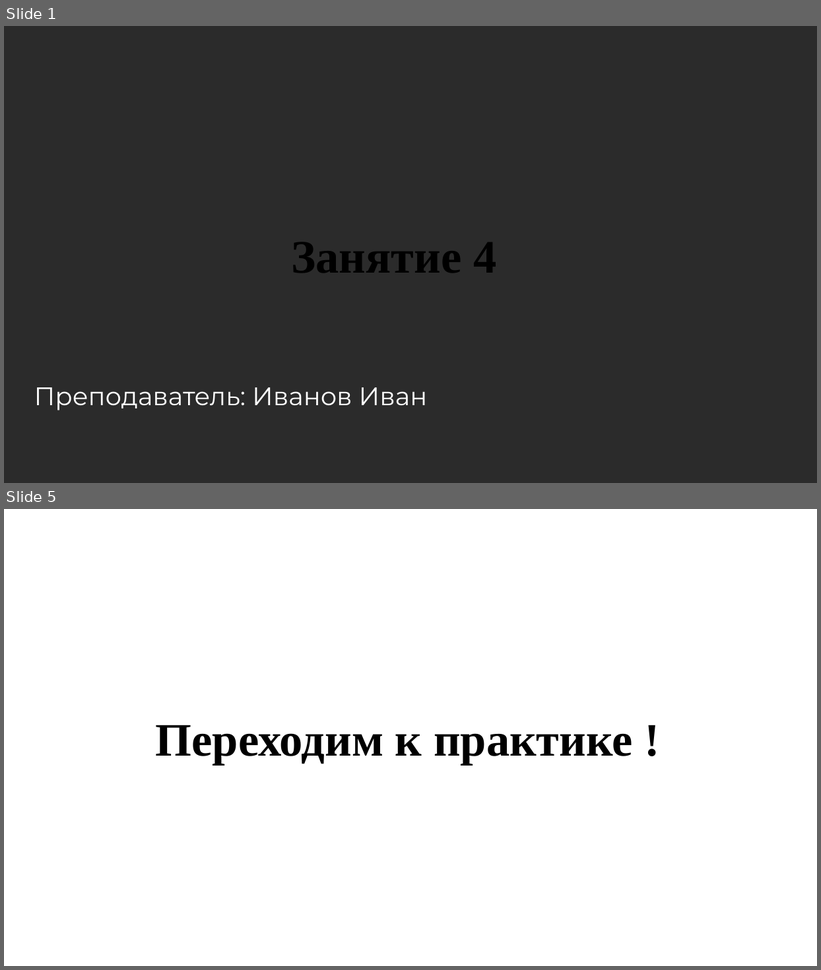
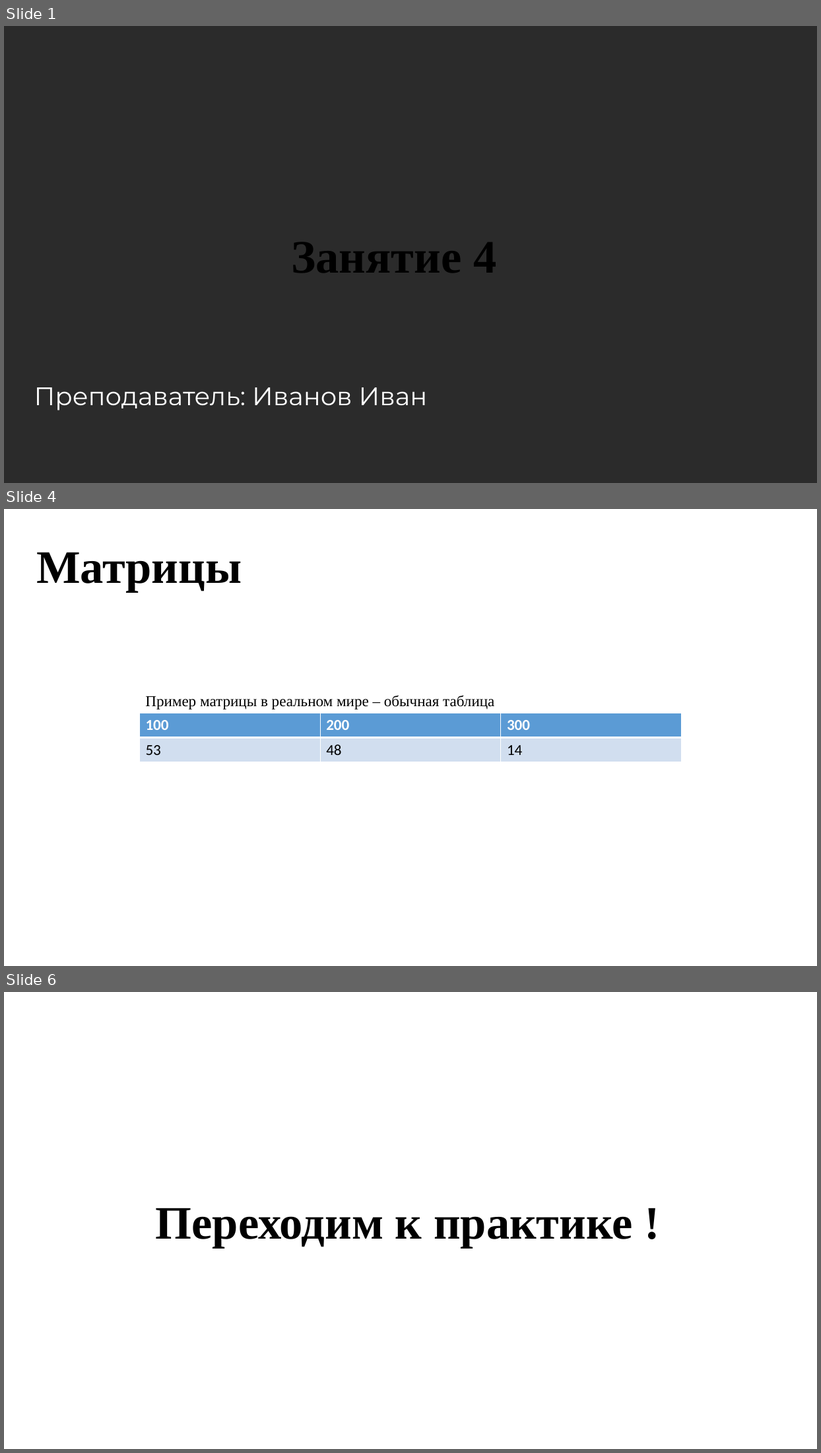
Before and after one commit to zero973/CsharpCourse, a slide deck: 4 занятие/Презентация.pptx. Shown one above the other, each under a label of ours: slides 1 and 5 before the commit, slides 1, 4 and 6 after it; the slides between them are not shown. The pictures are 821x970 and 821x1453 pixels, drawn with LibreOffice and Linux fonts; fonts in the diff are those of the drawing; background and template pictures are left out; a plain dark background stands for a picture behind light text. Boxes give left, top, right and bottom in pixels: in the first picture for what was removed or moved away, otherwise in the second. Text is boxed around its words. In the diff, an @@ line names an element or a change of style, - is before the commit and + after.

```diff
--- a/4 занятие/Презентация.pptx
+++ b/4 занятие/Презентация.pptx
@@ slide 4 added at (x1=4, y1=509, x2=817, y2=966), background picture (left out) @@
@@ text added at (x1=36, y1=552, x2=242, y2=591), 55 pt, text #000000, bold @@
+Матрицы
@@ text added at (x1=145, y1=695, x2=494, y2=710), 18 pt, text #000000 @@
+Пример матрицы в реальном мире – обычная таблица
@@ table added at (x1=139, y1=713, x2=681, y2=762), 2 rows, 3 columns @@
+100 | 200 | 300
+53 | 48 | 14
@@ what was slide 5 is now slide 6 @@
```
Also in this commit, not shown: 3 other slides added, 3 slides removed, 5 other files.
